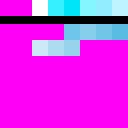
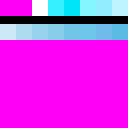
The second 128x128 image is a revision of the first. Changes to its layers:
painted on "Layer 1" over [0, 24, 112, 56]
